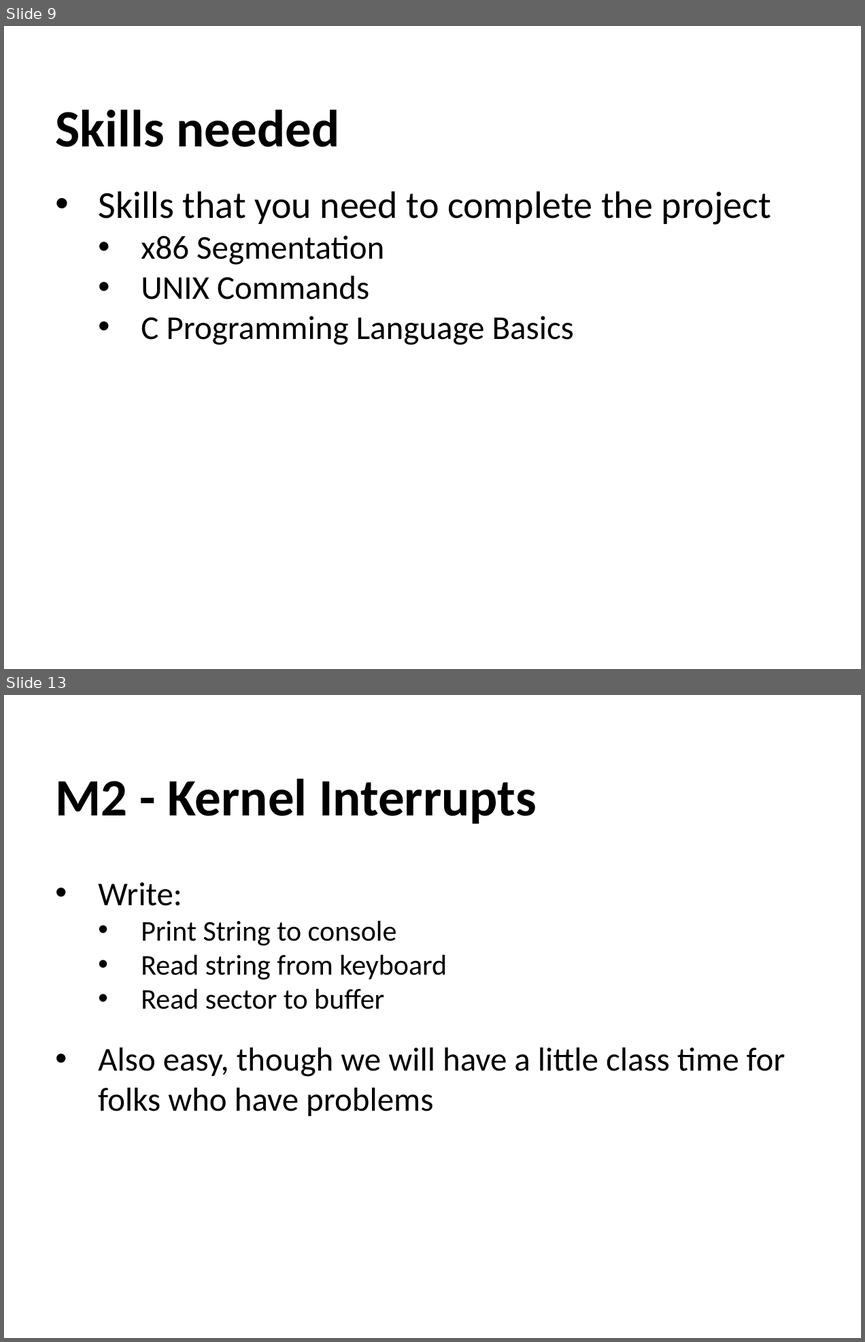
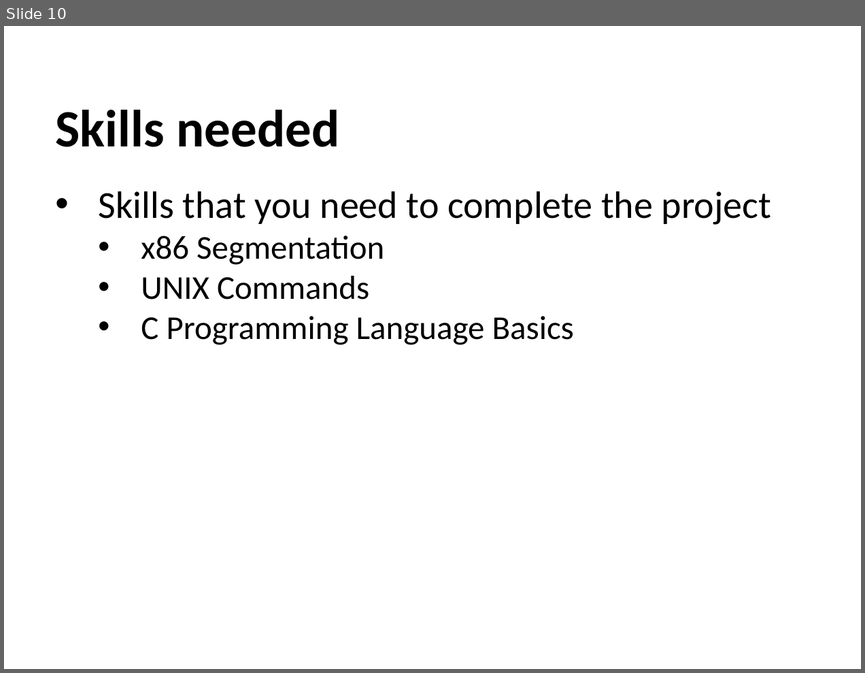
Before and after one commit to RHIT-CSSE/csse332, a slide deck: ClassMaterials/ProjectKickoff/ProjectKickoff.pptx. Shown one above the other, each under a label of ours: slides 9 and 13 before the commit, slide 10 after it; the slides between them are not shown. The pictures are 865x1342 and 865x673 pixels, drawn with LibreOffice and Linux fonts; fonts in the diff are those of the drawing. Boxes give left, top, right and bottom in pixels: in the first picture for what was removed or moved away, otherwise in the second. Text is boxed around its words. In the diff, an @@ line names an element or a change of style, - is before the commit and + after.

```diff
--- a/ClassMaterials/ProjectKickoff/ProjectKickoff.pptx
+++ b/ClassMaterials/ProjectKickoff/ProjectKickoff.pptx
@@ slide 13 removed at box(4, 695, 861, 1338), background #FFFFFF @@
@@ text removed at box(55, 779, 536, 824) @@
-M2 - Kernel Interrupts
@@ text removed at box(98, 882, 785, 1116) @@
-• Write:
-  • Print String to console
-  • Read string from keyboard
-  • Read sector to buffer
-• Also easy, though we will have a little class time for folks who have problems
@@ what was slide 9 is now slide 10 @@
```
Also in this commit, not shown: 4 slides changed, 2 slides added, 6 other slides removed, 1 other file.
